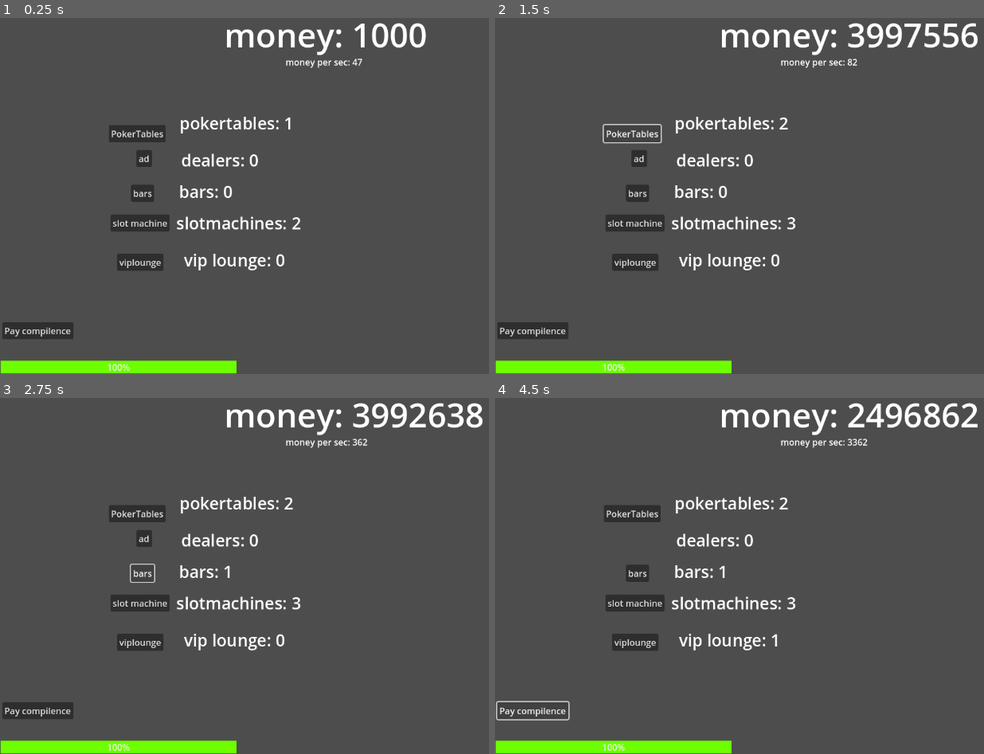
Above: before the commit, frames 1-4 (two rows, left to right).
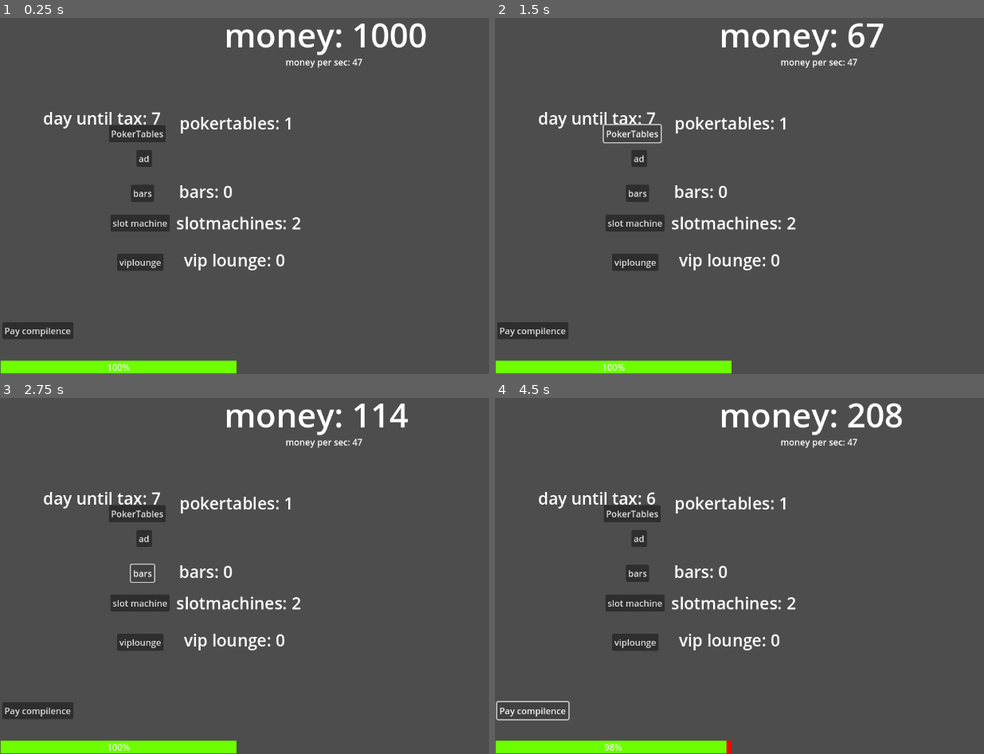
Above: after the commit, the same moments.

Repository: newdevtoo/you-are-the-casino
Game: Godot game, scene res://scenes/playing/playing.tscn
The game is run twice, just before and just after one commit, with the same random seed, the same clock (stepped at 60 frames per second) and the same inputs. The project has no main scene, so this scene is started directly.
Inputs:
- Up to frame 1 (0.25 s): no input
- Up to frame 2 (1.5 s): click "slot machine" at 0.5 s; click "PokerTables" at 1.25 s
- Up to frame 3 (2.75 s): click "bars" at 2 s
- Up to frame 4 (4.5 s): click "viplounge" at 2.75 s; click "ad" at 3.5 s; click "Pay compilence" at 4.25 s

The runs differ from the first frame. In frame 1, 0.6% of the frame differs, in the area x 8-53%, y 26-42%; in frame 2, 1.5%; in frame 3, 1.7%; in frame 4, 1.8%, in the area x 8-99%, y 1-100%.

Commit message:
Add files via upload
gettaxedafter7days

Diff:
--- a/you-are-the-casino/scenes/playing/playing.gd
+++ b/you-are-the-casino/scenes/playing/playing.gd
@@ -9,6 +9,7 @@
 @onready var adtimer: Timer = $timers/adtimer
 @onready var ad: Button = $buttons/ad
 @onready var license: ProgressBar = $license
+@onready var day: Label = $labels/day
 
 
 func _process(delta: float) -> void:
@@ -18,6 +19,7 @@
 	bars.text = "bars: " + str(Gamemanager.bar)
 	viplounge.text = "vip lounge: " + str(Gamemanager.vip)
 	license.value = Gamemanager.license
+	day.text = "day until tax: " + str(Gamemanager.day_until_tax)
 	if license.value < 1:
 		hide()
 
@@ -109,6 +111,17 @@
 		ad.show()
 
 
+func _on_daytimer_timeout() -> void:
+	Gamemanager.tax = Gamemanager.total_buildings *100
+	Gamemanager.current_day += 1
+	Gamemanager.day_until_tax -= 1
+	if Gamemanager.current_day == 7:
+		if Gamemanager.money < Gamemanager.tax:
+			Gamemanager.license -= 100
+		else:
+			Gamemanager.money -= Gamemanager.tax
+			Gamemanager.current_day = 1
+			Gamemanager.day_until_tax = 7
 
 
 func click():
--- a/you-are-the-casino/scenes/playing/playing.tscn
+++ b/you-are-the-casino/scenes/playing/playing.tscn
@@ -42,13 +42,13 @@
 theme_override_font_sizes/font_size = 30
 text = "pokertables: 1"
 
-[node name="dealers" type="Label" parent="labels"]
-offset_left = 328.0
-offset_top = 239.0
-offset_right = 468.0
-offset_bottom = 281.0
+[node name="day" type="Label" parent="labels"]
+offset_left = 78.0
+offset_top = 163.0
+offset_right = 218.0
+offset_bottom = 205.0
 theme_override_font_sizes/font_size = 30
-text = "dealers: 0"
+text = "day until tax: 0"
 
 [node name="moneypersec" type="Label" parent="labels"]
 offset_left = 517.0
@@ -91,6 +91,10 @@
 min_wait_time = 70.0
 max_wait_time = 360.0
 metadata/_custom_type_script = "uid://b8jyj5p856yap"
+
+[node name="daytimer" type="Timer" parent="timers"]
+wait_time = 4.0
+autostart = true
 
 [node name="buttons" type="Node2D" parent="."]
 
@@ -152,6 +156,7 @@
 [connection signal="timeout" from="timers/adtimer" to="." method="_on_adtimer_timeout"]
 [connection signal="timeout" from="timers/licensetimer" to="." method="_on_licensetimer_timeout"]
 [connection signal="timeout" from="timers/adshowtimer" to="." method="_on_adshowtimer_timeout"]
+[connection signal="timeout" from="timers/daytimer" to="." method="_on_daytimer_timeout"]
 [connection signal="pressed" from="buttons/slotmac" to="." method="_on_button_pressed"]
 [connection signal="pressed" from="buttons/pokertable" to="." method="_on_pokertable_pressed"]
 [connection signal="pressed" from="buttons/bars" to="." method="_on_bars_pressed"]
--- a/you-are-the-casino/script/managers/gamemanager.gd
+++ b/you-are-the-casino/script/managers/gamemanager.gd
@@ -5,17 +5,18 @@
 var casino_name: String = "My Casino"
 
 # Money
-var money: int = 4000000
+var money: int = 20
 var income_per_second: int = 55
 var income_multiplier: int = 1
 var running_costs_per_second: int = 8
+var tax: int = 1
 
 # License
 var license: int = 100
 var license_decay_per_minute: int = 2
 
 # Buildings
-var total_buildings: int = 0
+var total_buildings: int = 3
 var slot_machines: int = 2
 var poker_tables: int = 1
 var bar: int = 0
@@ -23,8 +24,8 @@
 
 # Time
 var current_day: int = 1
-var day_progress: int = 0
-var day_length_seconds: int = 120
+var day_length_seconds: int = 60
+var day_until_tax: int = 7
 
 # Events
 var protest_active: bool = false
